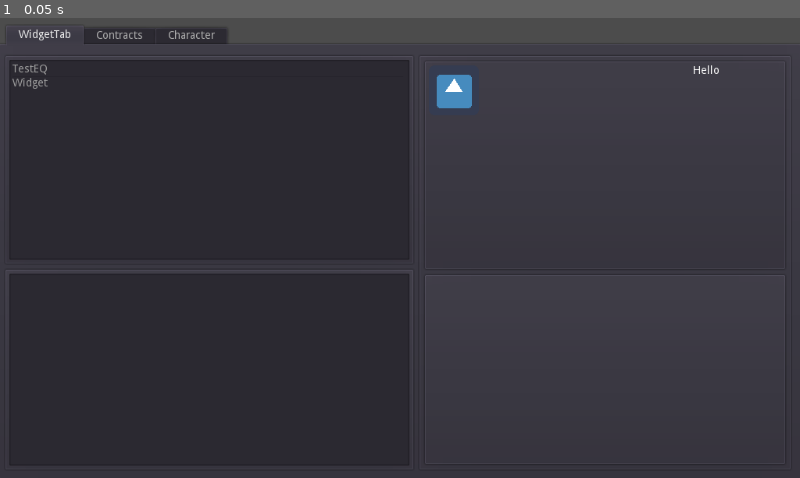
Above: before the commit, frame 1.
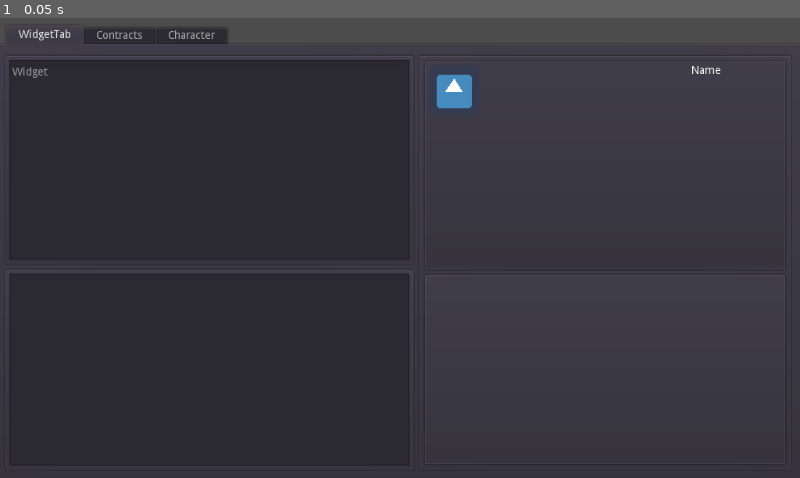
Above: after the commit, the same moment.

Repository: maxmurder/OpenEVA
Game: Godot game, scene res://scenes/UI/GUI.tscn
The game is run twice, just before and just after one commit, with the same random seed, the same clock (stepped at 60 frames per second) and the same inputs. The engine's default icon, where the game draws it, is replaced by a stand-in: a white triangle on a blue panel in a dark square.
Inputs:
- Up to frame 1 (0.05 s): no input

The runs differ from the first frame. In frame 1, 0.2% of the frame differs, in the area x 1-91%, y 10-16%.

Commit message:
added widget texture loading

Diff:
--- a/raw/widgets/testeq.json
+++ b/raw/widgets/testeq.json
@@ -1,5 +1,6 @@
 {
-    "name": "TestEQ",
+    "name": "TestEQ;",
+	"texture": "res://raw/img/checker.png"
     "parts": [
         {"name": "TestPart", "type":"test", "count":10 },
         {"name": "OtherPart", "type":"othertest", "count":1 },
--- a/raw/widgets/widget.json
+++ b/raw/widgets/widget.json
@@ -1,5 +1,6 @@
 {
     "name": "Widget",
+	"texture": "res://raw/img/checker.png",
     "parts": [
         {"name": "Screw", "type":"screw", "count":3 },
         {"name": "Nut", "type":"nut", "count":1 },
--- a/scenes/UI/GUI.tscn
+++ b/scenes/UI/GUI.tscn
@@ -102,7 +102,7 @@
 margin_right = 458.0
 margin_bottom = 263.0
 
-[node name="CrossSection" type="TextureRect" parent="TabContainer/WidgetTab/Widget/HBoxContainer/DetailsBox/DetailContainer/VBoxContainer/StatsPanel/HBoxContainer"]
+[node name="widget_texture" type="TextureRect" parent="TabContainer/WidgetTab/Widget/HBoxContainer/DetailsBox/DetailContainer/VBoxContainer/StatsPanel/HBoxContainer"]
 margin_right = 256.0
 margin_bottom = 256.0
 rect_min_size = Vector2( 256, 256 )
@@ -114,7 +114,7 @@
 margin_bottom = 256.0
 rect_min_size = Vector2( 190, 0 )
 
-[node name="Eq_Name" type="Label" parent="TabContainer/WidgetTab/Widget/HBoxContainer/DetailsBox/DetailContainer/VBoxContainer/StatsPanel/HBoxContainer/VBoxContainer"]
+[node name="widget_name" type="Label" parent="TabContainer/WidgetTab/Widget/HBoxContainer/DetailsBox/DetailContainer/VBoxContainer/StatsPanel/HBoxContainer/VBoxContainer"]
 margin_right = 190.0
 margin_bottom = 14.0
 text = "Name"
@@ -139,7 +139,6 @@
 size_flags_horizontal = 3
 
 [node name="Contracts" type="Tabs" parent="TabContainer"]
-visible = false
 anchor_right = 1.0
 anchor_bottom = 1.0
 margin_left = 4.0
@@ -148,7 +147,6 @@
 margin_bottom = -4.0
 
 [node name="Character" type="Tabs" parent="TabContainer"]
-visible = false
 anchor_right = 1.0
 anchor_bottom = 1.0
 margin_left = 4.0
--- a/src/ui/stats_panel.gd
+++ b/src/ui/stats_panel.gd
@@ -1,10 +1,12 @@
 extends PanelContainer
 
-onready var eq_name = find_node("Eq_Name")
+onready var name_label = find_node("widget_name")
+onready var cross_section_texture = find_node("widget_texture")
 
 func _ready():
-	eq_name.text = "Hello"
+	#name_label.text = ""
 	pass
 
 func Load(item):
-	eq_name.text = item.name
+	name_label.text = item.name
+	cross_section_texture.texture = load(item.texture)
--- a/src/widget.gd
+++ b/src/widget.gd
@@ -1,6 +1,7 @@
 const json = preload('res://src/utils/json.gd')
 # base widget class
 var name = '' # name of the part
+var texture = ''
 var blueprint = {} # stores the blueprint for the part
 var parts = {} # saves the parts as contstructed from the widget blueprint
 
@@ -43,6 +44,7 @@
 func LoadBlueprint(blueprint):
 	if blueprint:
 		name = blueprint['name']
+		texture = blueprint['texture']
 		for item in blueprint['parts']:
 			for itr in range(0, item['count']):
 				AddPart(item)
Binary file added: raw/img/checker.png
Not shown, added: raw/img/checker.png.import
